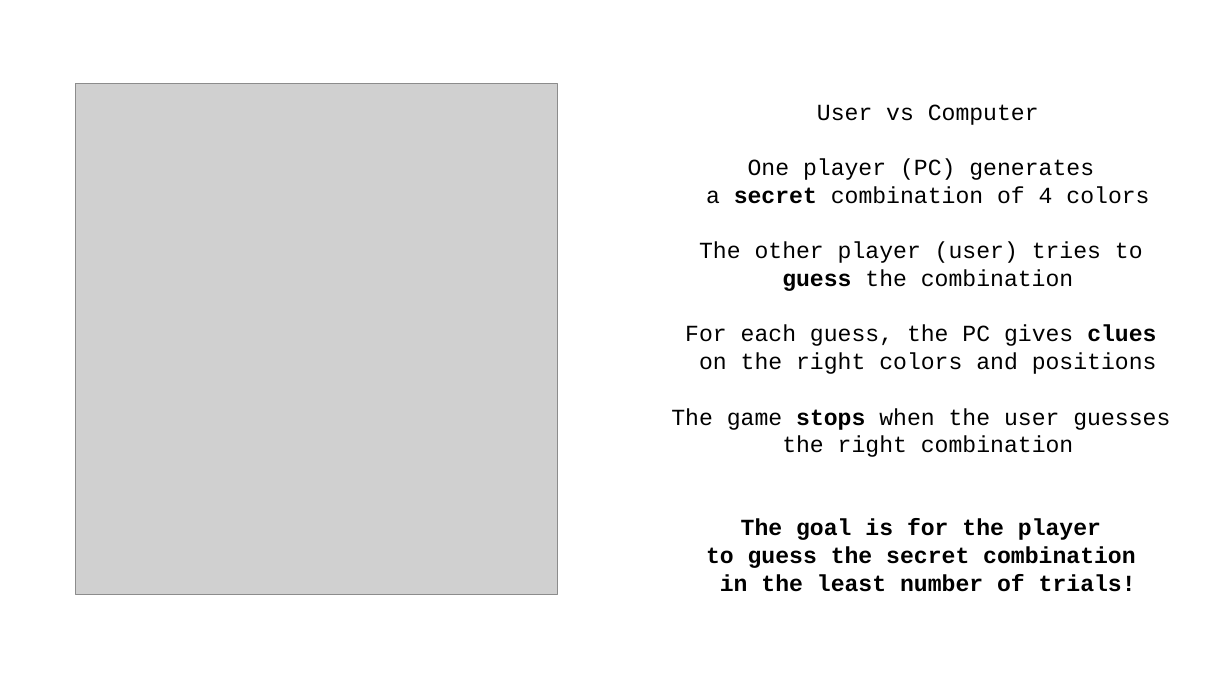
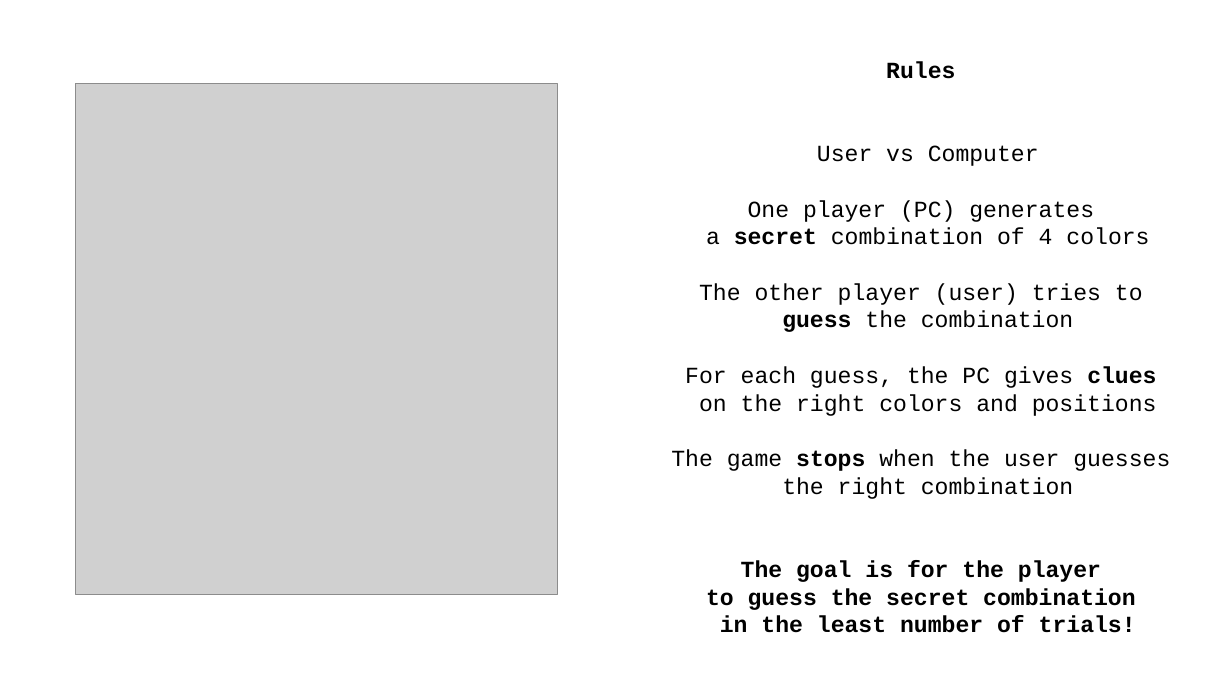
Before and after one commit to shinanna/Game_Coding, a slide deck: slide 2 of Masters MasterMind.pptx. Drawn at 1232x693 pixels with LibreOffice and Linux fonts; fonts in the diff are those of the drawing; grey boxes stand for pictures. Boxes give left, top, right and bottom in pixels: in the first picture for what was removed or moved away, otherwise in the second. Text is boxed around its words. In the diff, an @@ line names an element or a change of style, - is before the commit and + after.

```diff
--- a/Masters MasterMind.pptx
+++ b/Masters MasterMind.pptx
@@ text at [886, 61, 955, 79]: paragraph added @@
+Rules
```
Also in this commit, not shown: 3 other slides changed.
